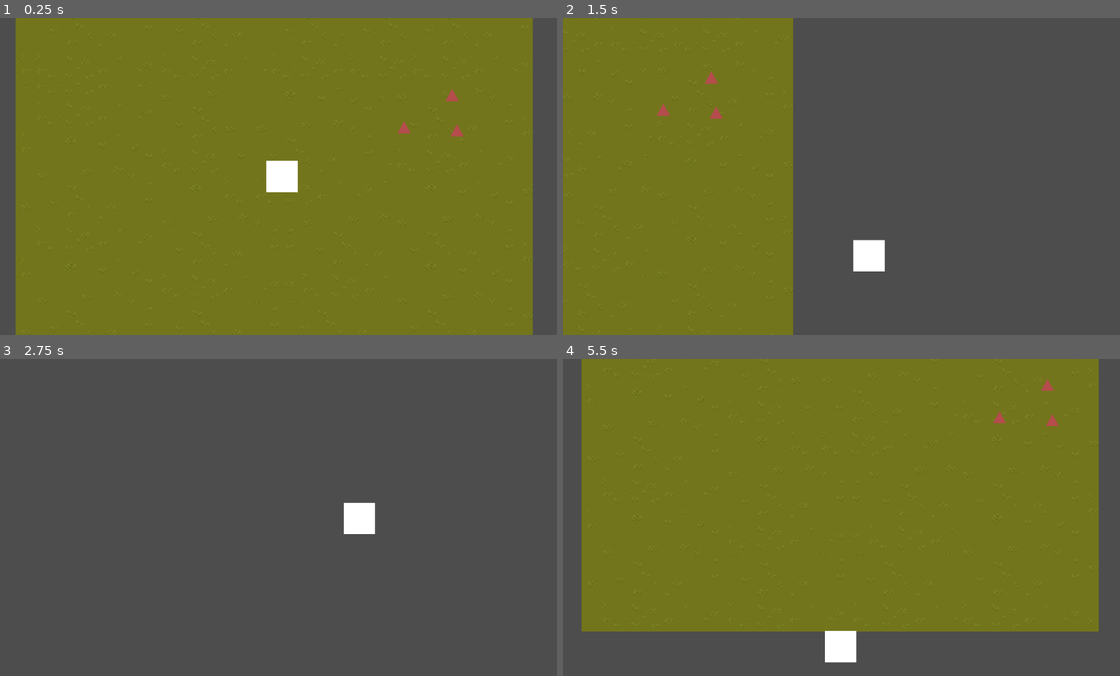
Above: before the commit, frames 1-4 (two rows, left to right).
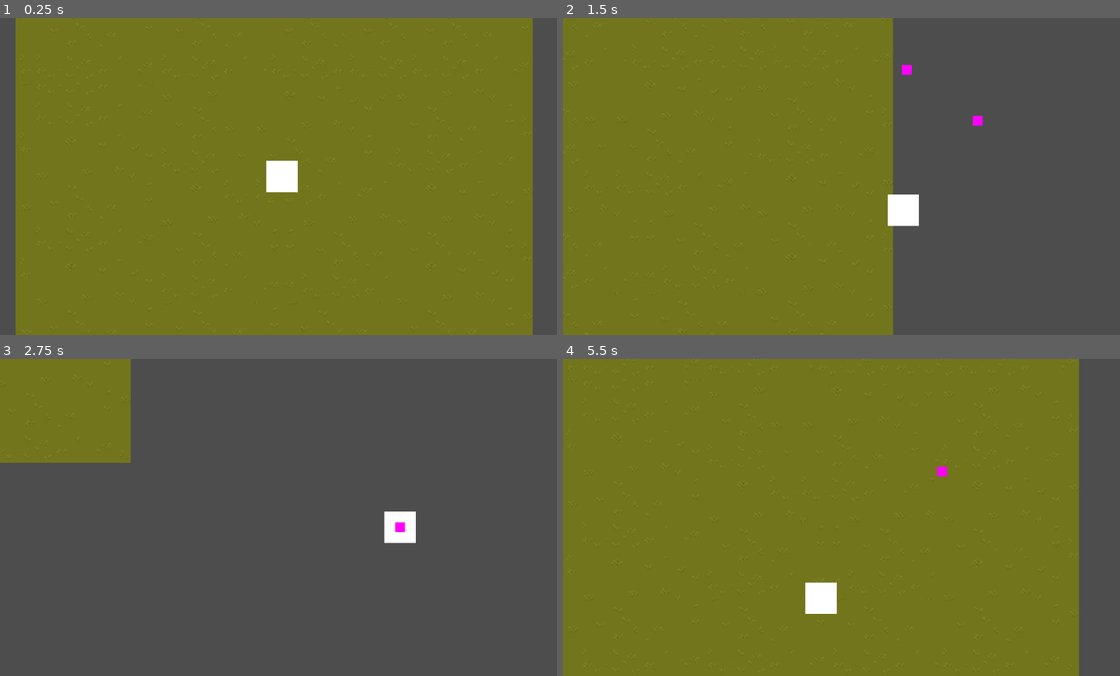
Above: after the commit, the same moments.

Repository: IronShackle/BoneNMortar
Game: Godot game, scene res://game.tscn
Two runs of this game, one before a commit and one after it. Both use one fixed random seed, a clock stepped at 60 frames per second and the inputs below.
Inputs (mouse positions are in pixels of both pictures, inside the frame that each line leads up to):
- Up to frame 1 (0.25 s): no input
- Up to frame 2 (1.5 s): move the mouse to (969, 160) at 0.52 s; press the mouse at (969, 160) at 0.53 s; hold D (ui_right) 0.53-1.28 s; tap Space (dodge) at 0.8, 1.35 s; move the mouse to (730, 192) at 1.27 s; release the mouse at (730, 192) at 1.28 s; hold S (ui_down) from 1.28 s (still down)
- Up to frame 3 (2.75 s): click (167, 533) at 1.55 s; move the mouse to (339, 447) at 2.02 s; release S (ui_down) at 2.03 s; press the mouse at (339, 447) at 2.03 s; hold D (ui_right) from 2.03 s (still down); tap Space (dodge) at 2.3 s
- Up to frame 4 (5.5 s): move the mouse to (819, 580) at 2.77 s; release D (ui_right) at 2.78 s; release the mouse at (819, 580) at 2.78 s; hold W (ui_up) 2.78-3.53 s; tap Space (dodge) at 2.85, 3.8, 4.35, 5.3 s; click (819, 580) at 3.05 s; move the mouse to (1014, 565) at 3.52 s; press the mouse at (1014, 565) at 3.53 s; hold A (ui_left) 3.53-5.03 s; move the mouse to (674, 469) at 4.27 s; release the mouse at (674, 469) at 4.28 s; click (674, 469) at 4.55 s; move the mouse to (874, 517) at 5.02 s; press the mouse at (874, 517) at 5.03 s; hold S (ui_down) from 5.03 s (still down)

The runs differ from the first frame. In frame 1, 0.1% of the frame differs, in the area x 71-84%, y 22-38%; in frame 2, 19%; in frame 3, 8.8%; in frame 4, 20%, in the area x 0-97%, y 0-100%.

Commit message:
Added enemy spawner, simplified enemy AI, and added a new camera script.

Diff:
--- a/Basic_Enemy.tscn
+++ b/Basic_Enemy.tscn
@@ -1,31 +1,26 @@
-[gd_scene load_steps=8 format=3 uid="uid://sxtr0lvlbdeq"]
+[gd_scene load_steps=5 format=3 uid="uid://sxtr0lvlbdeq"]
 
 [ext_resource type="PackedScene" uid="uid://b52oqqpc2t3vc" path="res://MobBase.tscn" id="1_tl2ma"]
-[ext_resource type="Script" uid="uid://k8err0jv3cvy" path="res://Systems/AI/ai_controller.gd" id="2_6a81g"]
-[ext_resource type="Script" uid="uid://dnur5nxixo6tt" path="res://enemy.gd" id="2_eujlb"]
-[ext_resource type="Script" uid="uid://bbiwa645ky3t1" path="res://Systems/AI/Behaviors/chase_player_behavior.gd" id="3_eujlb"]
+[ext_resource type="Script" uid="uid://4yfi77rp8j5d" path="res://Systems/AI/basic_enemy.gd" id="3_6a81g"]
 [ext_resource type="Script" uid="uid://cutcl24p4stoe" path="res://Systems/Combat/hurtbox.gd" id="5_eujlb"]
-
-[sub_resource type="Resource" id="Resource_6a81g"]
-script = ExtResource("3_eujlb")
-metadata/_custom_type_script = "uid://bbiwa645ky3t1"
 
 [sub_resource type="CircleShape2D" id="CircleShape2D_iqqn0"]
 radius = 12.0
 
 [node name="MobBase" instance=ExtResource("1_tl2ma")]
-script = ExtResource("2_eujlb")
+script = ExtResource("3_6a81g")
+chase_range = 500.0
+leash_range = 800.0
 
-[node name="AIController" type="Node" parent="." index="4"]
-script = ExtResource("2_6a81g")
-ai_behavior = SubResource("Resource_6a81g")
+[node name="MovementComponent" parent="." index="2"]
+move_speed = 60.0
 
-[node name="Polygon2D" type="Polygon2D" parent="." index="5"]
+[node name="Polygon2D" type="Polygon2D" parent="." index="4"]
 scale = Vector2(1.6875001, 2.0555556)
 color = Color(0.7076505, 0.30435848, 0.29918882, 1)
 polygon = PackedVector2Array(-4, 2, 0, -4, 4, 2)
 
-[node name="Hurtbox" type="Area2D" parent="." index="6"]
+[node name="Hurtbox" type="Area2D" parent="." index="5"]
 script = ExtResource("5_eujlb")
 team = "enemy"
 metadata/_custom_type_script = "uid://cutcl24p4stoe"
--- a/Player.tscn
+++ b/Player.tscn
@@ -20,11 +20,7 @@
 position = Vector2(-16, -16)
 polygon = PackedVector2Array(0, 0, 32, 0, 32, 32, 0, 32)
 
-[node name="Camera2D" type="Camera2D" parent="." index="6"]
-zoom = Vector2(2, 2)
-position_smoothing_enabled = true
-
-[node name="Hurtbox" type="Area2D" parent="." index="7"]
+[node name="Hurtbox" type="Area2D" parent="." index="6"]
 script = ExtResource("4_e80uo")
 team = "player"
 metadata/_custom_type_script = "uid://cutcl24p4stoe"
--- a/Systems/AI/Behaviors/chase_player_behavior.gd
+++ /dev/null
@@ -1,17 +0,0 @@
-# ai/behaviors/chase_player_behavior.gd
-extends AIBehavior
-class_name ChasePlayerBehavior
-
-
-var target: Node2D
-
-
-func initialize(p_mob: MobBase) -> void:
-	super(p_mob)
-	target = mob.get_tree().get_first_node_in_group("player")
-
-
-func get_move_direction() -> Vector2:
-	if target:
-		return (target.global_position - mob.global_position).normalized()
-	return Vector2.ZERO
--- a/Systems/AI/ai_behavior.gd
+++ /dev/null
@@ -1,14 +0,0 @@
-# ai/ai_behavior.gd
-extends Resource
-class_name AIBehavior
-
-
-var mob: MobBase
-
-
-func initialize(p_mob: MobBase) -> void:
-	mob = p_mob
-
-
-func get_move_direction() -> Vector2:
-	return Vector2.ZERO
--- a/Systems/AI/ai_controller.gd
+++ /dev/null
@@ -1,20 +0,0 @@
-# ai/ai_controller.gd
-extends Node
-class_name AIController
-
-
-@export var ai_behavior: AIBehavior
-
-var mob: MobBase
-
-
-func _ready() -> void:
-	mob = get_parent()
-	if ai_behavior:
-		ai_behavior.initialize(mob)
-
-
-func get_move_direction() -> Vector2:
-	if ai_behavior:
-		return ai_behavior.get_move_direction()
-	return Vector2.ZERO
--- /dev/null
+++ b/Systems/AI/basic_enemy.gd
@@ -0,0 +1,122 @@
+# enemy.gd
+extends MobBase
+
+
+enum AIState { ROAMING, CHASING, RETURNING }
+
+@export var chase_range: float = 200.0
+@export var disengage_range: float = 400.0
+@export var roam_radius: float = 100.0
+
+var spawn_position: Vector2
+var ai_state: AIState = AIState.ROAMING
+
+# Roaming behavior
+var roam_timer: float = 0.0
+var roam_wait_time: float = 2.0
+var roam_direction: Vector2 = Vector2.ZERO
+
+
+func _ready() -> void:
+	super._ready()
+	spawn_position = global_position
+
+
+func get_movement_context(_delta: float) -> Dictionary:
+	_update_ai_state()
+	_update_roaming(_delta)
+
+	match ai_state:
+		AIState.ROAMING:
+			return {"input_direction": roam_direction}
+		AIState.CHASING:
+			return {"input_direction": _get_chase_direction()}
+		AIState.RETURNING:
+			return {"input_direction": _get_return_direction()}
+
+	return {"input_direction": Vector2.ZERO}
+
+
+func _update_ai_state() -> void:
+	var player = get_tree().get_first_node_in_group("player")
+
+	if not player:
+		return
+
+	var to_player = global_position.distance_to(player.global_position)
+	var from_spawn = global_position.distance_to(spawn_position)
+
+	match ai_state:
+		AIState.ROAMING:
+			if to_player < chase_range:
+				ai_state = AIState.CHASING
+
+		AIState.CHASING:
+			if to_player > disengage_range:
+				ai_state = AIState.RETURNING
+
+		AIState.RETURNING:
+			if from_spawn < 10.0:
+				ai_state = AIState.ROAMING
+
+
+func _update_roaming(delta: float) -> void:
+	if ai_state != AIState.ROAMING:
+		return
+
+	var from_spawn = global_position.distance_to(spawn_position)
+
+	# If outside roam radius, move back toward spawn
+	if from_spawn > roam_radius:
+		roam_direction = (spawn_position - global_position).normalized()
+		return
+
+	# Otherwise, pick random directions occasionally
+	roam_timer -= delta
+
+	if roam_timer <= 0.0:
+		roam_timer = roam_wait_time
+
+		# 50% chance to stand still, 50% chance to pick new direction
+		if randf() > 0.5:
+			roam_direction = Vector2.ZERO
+		else:
+			var random_angle = randf_range(0, TAU)
+			roam_direction = Vector2(cos(random_angle), sin(random_angle))
+
+
+func _get_chase_direction() -> Vector2:
+	var player = get_tree().get_first_node_in_group("player")
+
+	if not player:
+		return Vector2.ZERO
+
+	return (player.global_position - global_position).normalized()
+
+
+func _get_return_direction() -> Vector2:
+	return (spawn_position - global_position).normalized()
+
+
+func get_action_context(_delta: float) -> Dictionary:
+	return {}
+
+
+func _setup_movement_machine() -> void:
+	var idle_state = IdleState.new(movement_machine, self)
+	var run_state = RunState.new(movement_machine, self)
+
+	movement_machine.add_state("Idle", idle_state)
+	movement_machine.add_state("Run", run_state)
+
+	movement_machine.set_initial_state("Run")
+	movement_machine.start()
+
+
+func _setup_action_machine() -> void:
+	var action_idle = ActionIdleState.new(action_machine, self)
+
+	action_machine.add_state("ActionIdle", action_idle)
+
+	action_machine.set_initial_state("ActionIdle")
+	action_machine.start()
--- a/Systems/Combat/Spells/spell_base.gd
+++ b/Systems/Combat/Spells/spell_base.gd
@@ -9,6 +9,7 @@
 @export var spell_name: String = "Unnamed Spell"
 @export var mana_cost: float = 0.0
 @export var cast_time: float = 0.0
+@export var cooldown: float = 0.5
 @export var movement_modifier: float = 1.0  # 1.0 = normal, 0.5 = slowed, 0.0 = locked
 @export var can_dodge_cancel: bool = true
 
--- /dev/null
+++ b/Systems/Enemy/Enemy Spawner.tscn
@@ -0,0 +1,8 @@
+[gd_scene load_steps=3 format=3 uid="uid://cpa747p0e18a6"]
+
+[ext_resource type="Script" uid="uid://ys8np6hm8ifw" path="res://Systems/Enemy/enemy_spawner.gd" id="1_l0gmx"]
+[ext_resource type="PackedScene" uid="uid://sxtr0lvlbdeq" path="res://Basic_Enemy.tscn" id="2_rculq"]
+
+[node name="EnemySpawner" type="Node2D"]
+script = ExtResource("1_l0gmx")
+enemy_scene = ExtResource("2_rculq")
--- /dev/null
+++ b/Systems/Enemy/enemy_spawner.gd
@@ -0,0 +1,109 @@
+# enemy_spawner.gd
+extends Node2D
+
+
+@export var enemy_scene: PackedScene
+@export var max_enemies: int = 5
+@export var spawn_radius: float = 50.0
+@export var activation_range: float = 400.0
+@export var respawn_delay: float = 30.0
+
+var owned_enemies: Array[Node] = []
+var respawn_timer: float = 0.0
+var is_player_in_range: bool = false
+var has_spawned_initial: bool = false
+
+
+func _ready() -> void:
+	# Don't spawn immediately, wait for player to get close
+	pass
+
+
+func _process(delta: float) -> void:
+	_check_player_proximity()
+	_update_respawn_timer(delta)
+
+
+func _check_player_proximity() -> void:
+	var player = get_tree().get_first_node_in_group("player")
+
+	if not player:
+		return
+
+	var distance = global_position.distance_to(player.global_position)
+	var was_in_range = is_player_in_range
+	is_player_in_range = distance < activation_range
+
+	# Player just entered range
+	if is_player_in_range and not was_in_range:
+		if not has_spawned_initial:
+			_spawn_batch()
+			has_spawned_initial = true
+
+	# Player just left range
+	if not is_player_in_range and was_in_range:
+		respawn_timer = respawn_delay
+
+
+func _update_respawn_timer(delta: float) -> void:
+	if is_player_in_range:
+		return
+
+	if respawn_timer > 0.0:
+		respawn_timer -= delta
+
+		if respawn_timer <= 0.0:
+			_check_and_replenish()
+
+
+func _check_and_replenish() -> void:
+	# Clean up dead enemy references
+	owned_enemies = owned_enemies.filter(func(e): return is_instance_valid(e))
+
+	# Spawn missing enemies
+	var enemies_to_spawn = max_enemies - owned_enemies.size()
+
+	if enemies_to_spawn > 0:
+		_spawn_batch()
+
+
+func _spawn_batch() -> void:
+	# Clean up dead enemy references first
+	owned_enemies = owned_enemies.filter(func(e): return is_instance_valid(e))
+
+	var enemies_to_spawn = max_enemies - owned_enemies.size()
+
+	for i in range(enemies_to_spawn):
+		_spawn_single_enemy()
+
+
+func _spawn_single_enemy() -> void:
+	if enemy_scene == null:
+		push_error("EnemySpawner has no enemy_scene assigned!")
+		return
+
+	var enemy = enemy_scene.instantiate()
+
+	# Random position within spawn radius
+	var random_angle = randf_range(0, TAU)
+	var random_distance = randf_range(0, spawn_radius)
+	var spawn_offset = Vector2(cos(random_angle), sin(random_angle)) * random_distance
+
+	enemy.global_position = global_position + spawn_offset
+
+	# Track this enemy
+	owned_enemies.append(enemy)
+
+	# Connect to death signal if available
+	if enemy.has_signal("died"):
+		enemy.died.connect(_on_enemy_died.bind(enemy))
+
+	get_tree().current_scene.add_child(enemy)
+
+
+func _on_enemy_died(enemy: Node) -> void:
+	owned_enemies.erase(enemy)
+
+	# Start respawn timer if player not in range
+	if not is_player_in_range and respawn_timer <= 0.0:
+		respawn_timer = respawn_delay
--- a/Systems/Player/player_controller.gd
+++ b/Systems/Player/player_controller.gd
@@ -14,7 +14,7 @@
 
 func get_action_context(_delta: float) -> Dictionary:
 	return {
-		"cast_primary": Input.is_action_just_pressed("cast_primary"),
+		"cast_primary": Input.is_action_pressed("cast_primary"),  # Changed to is_pressed for hold
 		"dodge_pressed": Input.is_action_just_pressed("dodge")
 	}
 
--- a/Systems/state_machine/States/Action/casting_state.gd
+++ b/Systems/state_machine/States/Action/casting_state.gd
@@ -5,6 +5,7 @@
 
 var current_spell: SpellBase = null
 var elapsed_time: float = 0.0
+var cooldown_timer: float = 0.0
 var mob: MobBase
 
 
@@ -19,6 +20,7 @@
 		return
 
 	elapsed_time = 0.0
+	cooldown_timer = 0.0
 
 	var spell_manager = mob.get_spell_manager()
 	spell_manager.consume_resources(current_spell)
@@ -33,10 +35,18 @@
 	if current_spell == null:
 		return
 
-	elapsed_time += delta
+	# Casting phase
+	if elapsed_time < current_spell.cast_time:
+		elapsed_time += delta
 
-	if elapsed_time >= current_spell.cast_time:
-		current_spell.execute()
+		if elapsed_time >= current_spell.cast_time:
+			current_spell.execute()
+			cooldown_timer = current_spell.cooldown
+			print("Cast complete, cooldown: %s" % cooldown_timer)
+
+	# Cooldown phase
+	elif cooldown_timer > 0.0:
+		cooldown_timer -= delta
 
 
 func exit() -> void:
@@ -50,12 +60,27 @@
 	if current_spell == null:
 		return "ActionIdle"
 
+	# Can cancel during cast or cooldown with dodge
 	if context.get("dodge_pressed", false):
 		if current_spell.can_dodge_cancel:
 			print("Cast cancelled by dodge!")
 			return "ActionIdle"
 
-	if elapsed_time >= current_spell.cast_time:
+	# Finished casting and cooldown
+	if elapsed_time >= current_spell.cast_time and cooldown_timer <= 0.0:
+		# Check if button still held and we have resources
+		if context.get("cast_primary", false):
+			var spell_manager = mob.get_spell_manager()
+
+			if spell_manager.can_cast(current_spell):
+				# Restart cast
+				elapsed_time = 0.0
+				cooldown_timer = 0.0
+				spell_manager.consume_resources(current_spell)
+				print("Auto-repeat cast: %s" % current_spell.spell_name)
+				return ""  # Stay in casting
+
+		# Button released or no resources, return to idle
 		return "ActionIdle"
 
 	return ""
--- a/Systems/state_machine/States/Movement/dodge_state.gd
+++ b/Systems/state_machine/States/Movement/dodge_state.gd
@@ -19,7 +19,6 @@
 	var movement = mob.get_movement_component()
 	dodge_direction = movement.get_last_direction()
 
-	print("ENTERED DODGE STATE - direction: %s" % dodge_direction)
 
 
 func update(_delta: float, _context: Dictionary) -> void:
--- a/Systems/state_machine/States/Movement/idle_state.gd
+++ b/Systems/state_machine/States/Movement/idle_state.gd
@@ -11,8 +11,6 @@
 	mob = p_mob
 
 
-func enter() -> void:
-	print("ENTERED IDLE STATE")
 
 
 func update(_delta: float, _context: Dictionary) -> void:
--- a/Systems/state_machine/States/Movement/run_state.gd
+++ b/Systems/state_machine/States/Movement/run_state.gd
@@ -11,8 +11,6 @@
 	mob = p_mob
 
 
-func enter() -> void:
-	print("ENTERED RUN STATE")
 
 
 func update(delta: float, context: Dictionary) -> void:
--- /dev/null
+++ b/camera_controller.gd
@@ -0,0 +1,22 @@
+# camera_controller.gd
+extends Camera2D
+
+
+@export var follow_speed: float = 8.0
+@export var target_group: String = "player"
+
+var target: Node2D
+
+
+func _ready() -> void:
+	target = get_tree().get_first_node_in_group(target_group)
+
+	if target:
+		global_position = target.global_position
+
+
+func _physics_process(delta: float) -> void:  # Changed from _process
+	if not target:
+		return
+
+	global_position = global_position.lerp(target.global_position, follow_speed * delta)
--- a/enemy.gd
+++ /dev/null
@@ -1,41 +0,0 @@
-# enemy/enemy.gd
-extends MobBase
-
-
-@onready var ai_controller: AIController = $AIController
-
-
-func get_movement_context(_delta: float) -> Dictionary:
-	# AI provides direction instead of input
-	var direction = Vector2.ZERO
-	if ai_controller:
-		direction = ai_controller.get_move_direction()
-
-	return {
-		"input_direction": direction,
-		"dodge_pressed": false  # Enemies don't dodge for now
-	}
-
-
-func get_action_context(_delta: float) -> Dictionary:
-	return {}  # Enemies don't have actions yet
-
-
-func _setup_movement_machine() -> void:
-	var idle_state = IdleState.new(movement_machine, self)
-	var run_state = RunState.new(movement_machine, self)
-
-	movement_machine.add_state("Idle", idle_state)
-	movement_machine.add_state("Run", run_state)
-
-	movement_machine.set_initial_state("Run")
-	movement_machine.start()
-
-
-func _setup_action_machine() -> void:
-	var action_idle = ActionIdleState.new(action_machine, self)
-
-	action_machine.add_state("ActionIdle", action_idle)
-
-	action_machine.set_initial_state("ActionIdle")
-	action_machine.start()
--- a/game.tscn
+++ b/game.tscn
@@ -1,8 +1,9 @@
-[gd_scene load_steps=6 format=4 uid="uid://conp3ilalt5qc"]
+[gd_scene load_steps=7 format=4 uid="uid://conp3ilalt5qc"]
 
 [ext_resource type="PackedScene" uid="uid://coywexmd4lfyr" path="res://Player.tscn" id="2_e2o6t"]
 [ext_resource type="Texture2D" uid="uid://b8dexmhm3bout" path="res://Game Dev Assets/Pixel Art Top Down - Basic v1.2.2/Texture/TX Tileset Grass.png" id="2_fc0e3"]
-[ext_resource type="PackedScene" uid="uid://sxtr0lvlbdeq" path="res://Basic_Enemy.tscn" id="3_feb5d"]
+[ext_resource type="PackedScene" uid="uid://cpa747p0e18a6" path="res://Systems/Enemy/Enemy Spawner.tscn" id="4_7jktm"]
+[ext_resource type="Script" uid="uid://ct8516bo62i2c" path="res://camera_controller.gd" id="4_fc0e3"]
 
 [sub_resource type="TileSetAtlasSource" id="TileSetAtlasSource_eow3j"]
 texture = ExtResource("2_fc0e3")
@@ -277,21 +278,21 @@
 [node name="Player" parent="." instance=ExtResource("2_e2o6t")]
 
 [node name="MovementComponent" parent="Player" index="2"]
-dodge_distance = 25.0
-dodge_duration = 0.2
+dodge_distance = 15.0
 
 [node name="Shadow Flame" parent="Player" index="4"]
 projectile_max_hits = 2
-movement_modifier = 2.0
-
-[node name="MobBase" parent="." instance=ExtResource("3_feb5d")]
-position = Vector2(178, -83)
-
-[node name="MobBase2" parent="." instance=ExtResource("3_feb5d")]
-position = Vector2(183, -47)
-
-[node name="MobBase3" parent="." instance=ExtResource("3_feb5d")]
-position = Vector2(129, -50)
+cast_time = 0.1
+movement_modifier = 1.0
+
+[node name="Camera2D" type="Camera2D" parent="."]
+zoom = Vector2(2, 2)
+script = ExtResource("4_fc0e3")
+follow_speed = 3.0
+
+[node name="EnemySpawner" parent="." instance=ExtResource("4_7jktm")]
+position = Vector2(191, -117)
+activation_range = 1.0
+respawn_delay = 1.0
 
 [editable path="Player"]
-[editable path="MobBase"]
--- a/mob_base.gd
+++ b/mob_base.gd
@@ -9,6 +9,7 @@
 @onready var health_component: HealthComponent = $HealthComponent
 @onready var hurtbox: Hurtbox = $Hurtbox
 
+signal died
 
 
 func _ready() -> void:
@@ -79,4 +80,5 @@
 # Virtual method called when entity dies
 # Subclasses can override for custom death behavior
 func _on_death() -> void:
+	died.emit()
 	queue_free()
Not shown, removed: Systems/AI/Behaviors/chase_player_behavior.gd.uid
Not shown, removed: Systems/AI/ai_behavior.gd.uid
Not shown, removed: Systems/AI/ai_controller.gd.uid
Not shown, added: Systems/AI/basic_enemy.gd.uid
Not shown, added: Systems/Combat/Spells/Shadow Flame/shadow_flame.gd.uid
Not shown, added: Systems/Enemy/enemy_spawner.gd.uid
Not shown, added: camera_controller.gd.uid
Not shown, removed: enemy.gd.uid
Not shown, removed: shadow_flame.gd.uid
